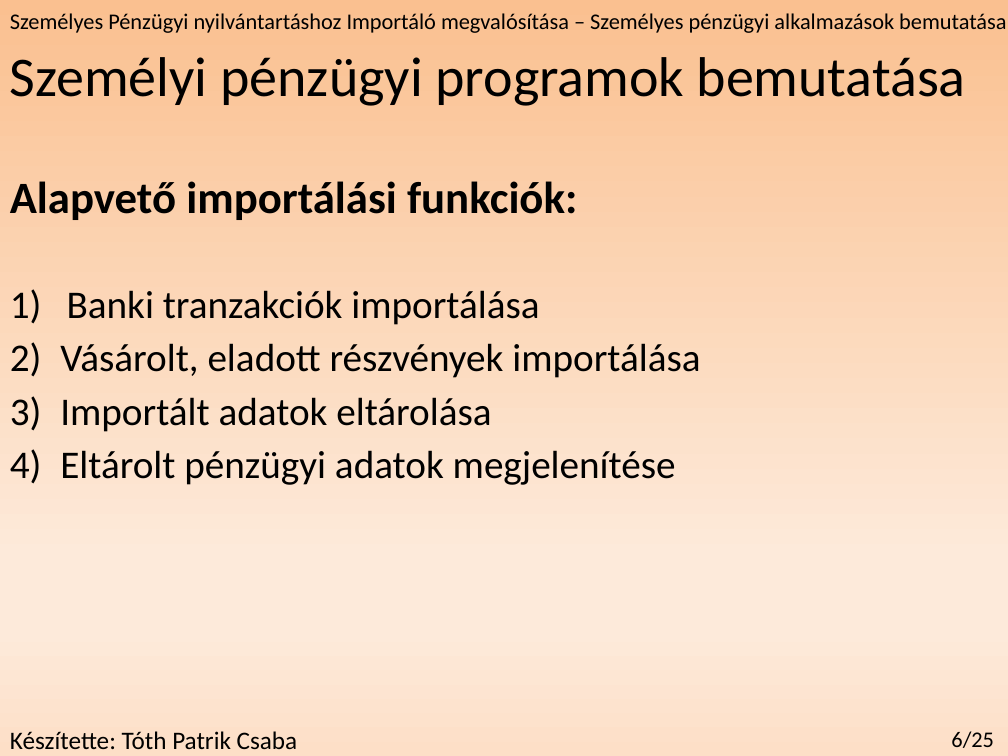
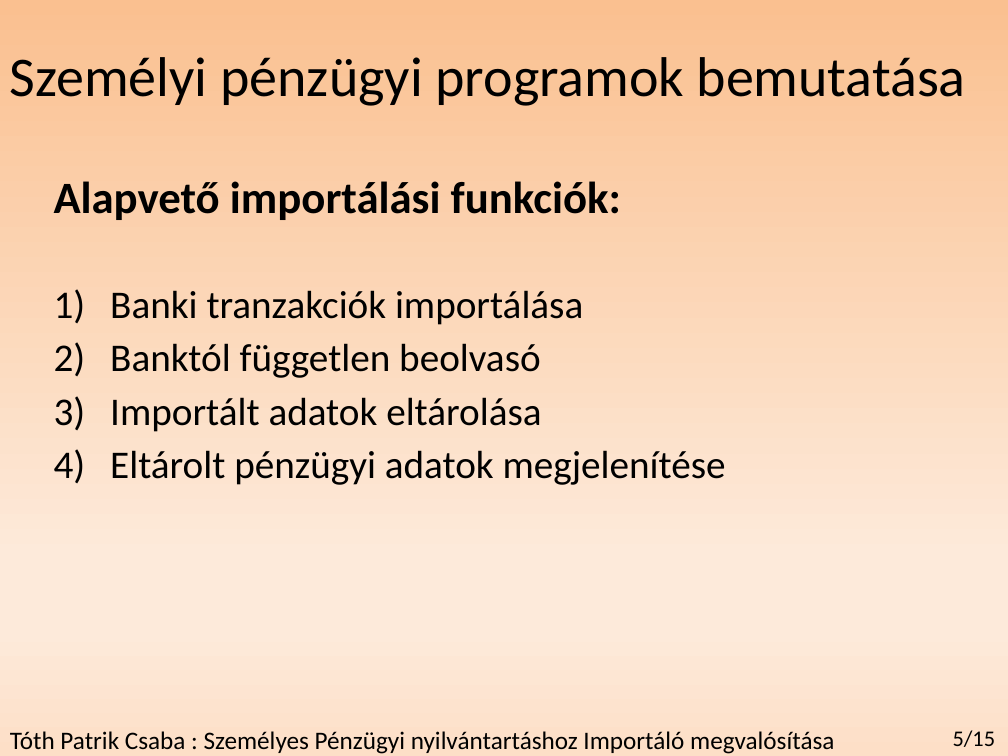
Before and after one commit to redizaar/MoneyManager, a slide deck: slide 6 of féléveselőadás_szakdoga.pptx. Drawn at 1008x756 pixels with LibreOffice and Linux fonts; fonts in the diff are those of the drawing. Boxes give left, top, right and bottom in pixels: in the first picture for what was removed or moved away, otherwise in the second. Text is boxed around its words. In the diff, an @@ line names an element or a change of style, - is before the commit and + after.

```diff
--- a/féléveselőadás_szakdoga.pptx
+++ b/féléveselőadás_szakdoga.pptx
@@ text removed at <box>10,13,1006,33</box> @@
-Személyes Pénzügyi nyilvántartáshoz Importáló megvalósítása – Személyes pénzügyi alkalmazások bemutatása
@@ text "Alapvető importálási funkciók:": place and size @@
-text "Alapvető importálási funkciók:" at <box>10,181,700,485</box>
+text "Alapvető importálási funkciók:" at <box>54,181,726,485</box>
@@ text at <box>110,290,726,485</box>: indent changed @@
@@ text at <box>110,343,540,378</box>: text changed @@
-2) Vásárolt, eladott részvények importálása
+2) Banktól független beolvasó
@@ text at <box>10,731,834,754</box>: text changed @@
-Készítette: Tóth Patrik Csaba
+Tóth Patrik Csaba : Személyes Pénzügyi nyilvántartáshoz Importáló megvalósítása
@@ text at <box>953,730,996,747</box>: text changed @@
-6/25
+5/15
```
Also in this commit, not shown: 14 other slides changed, 2 slides added, 1 slide removed, 1 other file.
